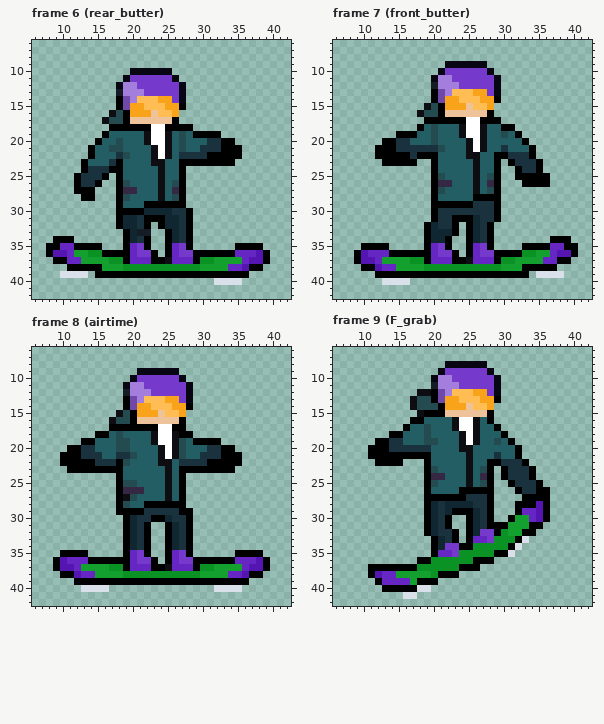
File history of a pixel-art file, assets/RIDER_01.aseprite. The picture above was drawn from the file before the commit.
48x48 pixels, 13 frames. Pixels under 10% opacity are left out. Colours within 5 levels of each other are drawn and written as one. Shown: frame 6 (rear_butter): x 6..42, y 6..42; frame 7 (front_butter): x 6..42, y 6..42; frame 8 (airtime): x 6..42, y 6..42; frame 9 (F_grab): x 6..42, y 6..42. The commit also changed other frames, which this record leaves out.
New version:
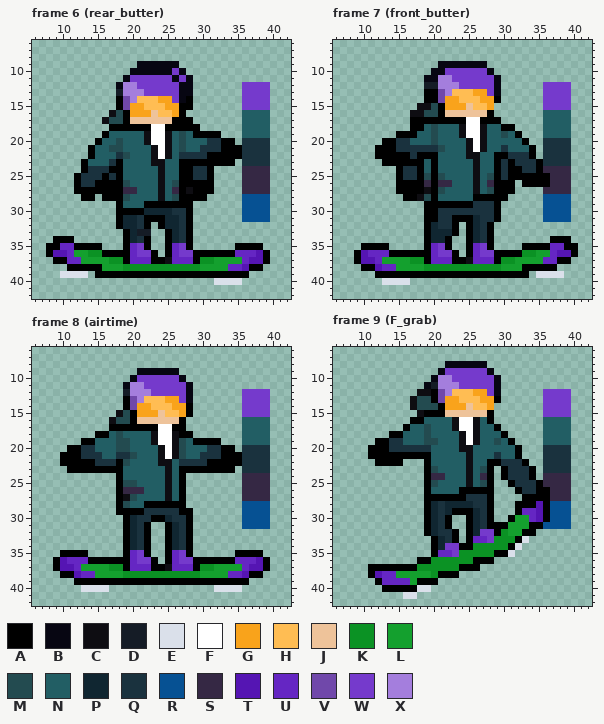
Palette (. is transparent): A #000000  B #070612  C #0e0d12  D #151c26  E #dae0ea  F #ffffff  G #f9a31b  H #ffbd53  J #eec39a  K #0b9224  L #14a02e  M #234b50  N #225e64  P #102631  Q #1a323e  R #065193  S #352844  T #5515b3  U #6526c3  V #7048aa  W #753acc  X #a47edd
What changed:
layer "Base" now shown
Frame 6 (rear_butter), layer "Base":
y 9: x 21..26 ...... -> BBBBBB
y 10: x 26..27 .. -> WB
y 11: x 27..28 .. -> WB
y 12..13: x 28 . -> B; x 36..39 .... -> WWWW
y 14..15: x 28 . -> A; x 36..39 .... -> WWWW
y 16: x 27 . -> A; x 36..39 .... -> NNNN
y 17: x 27..28 .. -> AA; x 36..39 .... -> NNNN
y 18: x 29 . -> A; x 36..39 .... -> NNNN
y 19: x 36..39 .... -> NNNN
y 20..23: x 36..39 .... -> QQQQ
y 24: x 28..31 .... -> AQQA; x 36..39 .... -> SSSS
y 25: x 17 . -> Q; x 28..31 .... -> AQQA; x 36..39 .... -> SSSS
y 26: x 16..17 .. -> AA; x 28..31 .... -> AAAA; x 36..39 .... -> SSSS
y 27: x 15..17 ... -> AAA; x 28..31 .... -> CAAA; x 36..39 .... -> SSSS
y 28: x 16..17 .. -> AA; x 28..30 ... -> AAA; x 36..39 .... -> RRRR
y 29: x 28 . -> A; x 36..39 .... -> RRRR
y 30..31: x 36..39 .... -> RRRR
Frame 7 (front_butter), layer "Base":
y 9: x 21 . -> B
y 10: x 20 . -> B
y 11: x 19 . -> B
y 12: x 19 . -> D; x 36..39 .... -> WWWW
y 13..14: x 19 . -> A; x 36..39 .... -> WWWW
y 15: x 18 . -> C; x 36..39 .... -> WWWW
y 16: x 17 . -> C; x 36..39 .... -> NNNN
y 17: x 17..18 .. -> AA; x 36..39 .... -> NNNN
y 18: x 17 . -> A; x 36..39 .... -> NNNN
y 19: x 36..39 .... -> NNNN
y 20..22: x 36..39 .... -> QQQQ
y 23: x 18..19 .. -> AN; x 30 . -> Q; x 36..39 .... -> QQQQ
y 24: x 15..19 ..... -> AQQAN; x 30..31 .. -> QA; x 36..39 .... -> SSSS
y 25: x 15..19 ..... -> AQQAM; x 30..31 .. -> QA; x 37..39 ... -> SSS
y 26: x 15..19 ..... -> AAAAS; x 30..31 .. -> AA; x 37..39 ... -> SSS
y 27: x 15..19 ..... -> AAAAC; x 30..31 .. -> AA; x 36..39 .... -> SSSS
y 28: x 16..19 .... -> AACM; x 30 . -> A; x 36..39 .... -> RRRR
y 29..31: x 19 . -> A; x 36..39 .... -> RRRR
Frame 8 (airtime), layer "Base":
y 12..14: x 36..39 .... -> WWWW
y 15: x 28 . -> A; x 36..39 .... -> WWWW
y 16..19: x 36..39 .... -> NNNN
y 20..23: x 36..39 .... -> QQQQ
y 24..27: x 36..39 .... -> SSSS
y 28..31: x 36..39 .... -> RRRR
Frame 9 (F_grab), layer "Base":
y 11: x 19 . -> B
y 12..15: x 36..39 .... -> WWWW
y 16..19: x 36..39 .... -> NNNN
y 20..23: x 36..39 .... -> QQQQ
y 24..25: x 36..39 .... -> SSSS
y 26..27: x 37..39 ... -> SSS
y 28..30: x 37..39 ... -> RRR
y 31: x 36..39 .... -> RRRR
